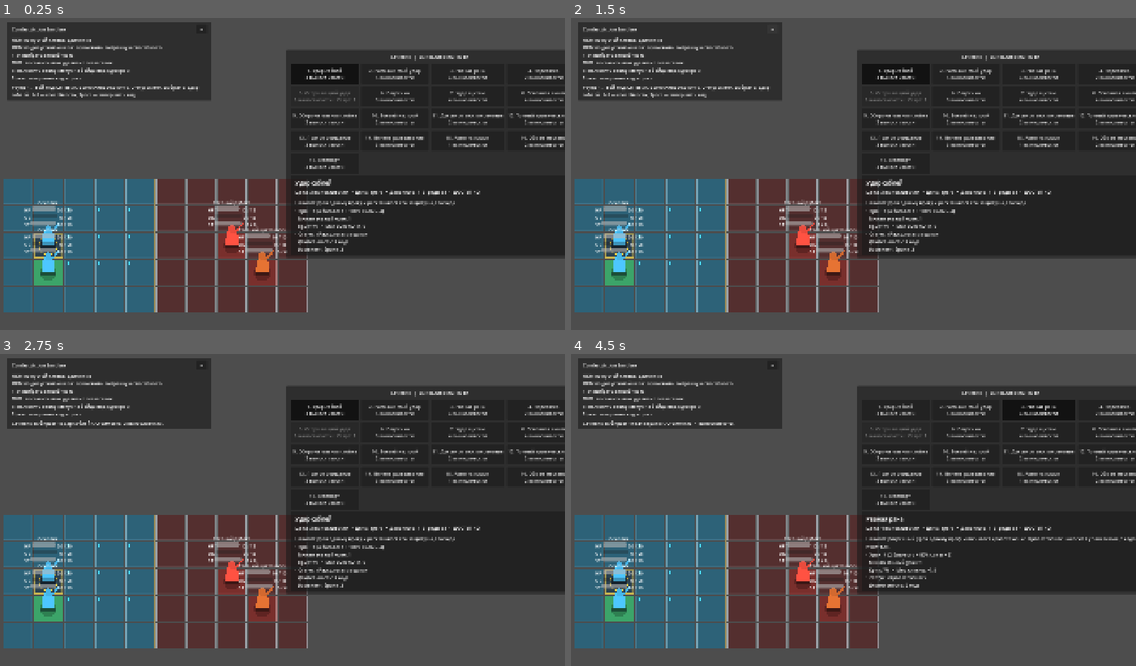
Above: before the commit, frames 1-4 (two rows, left to right).
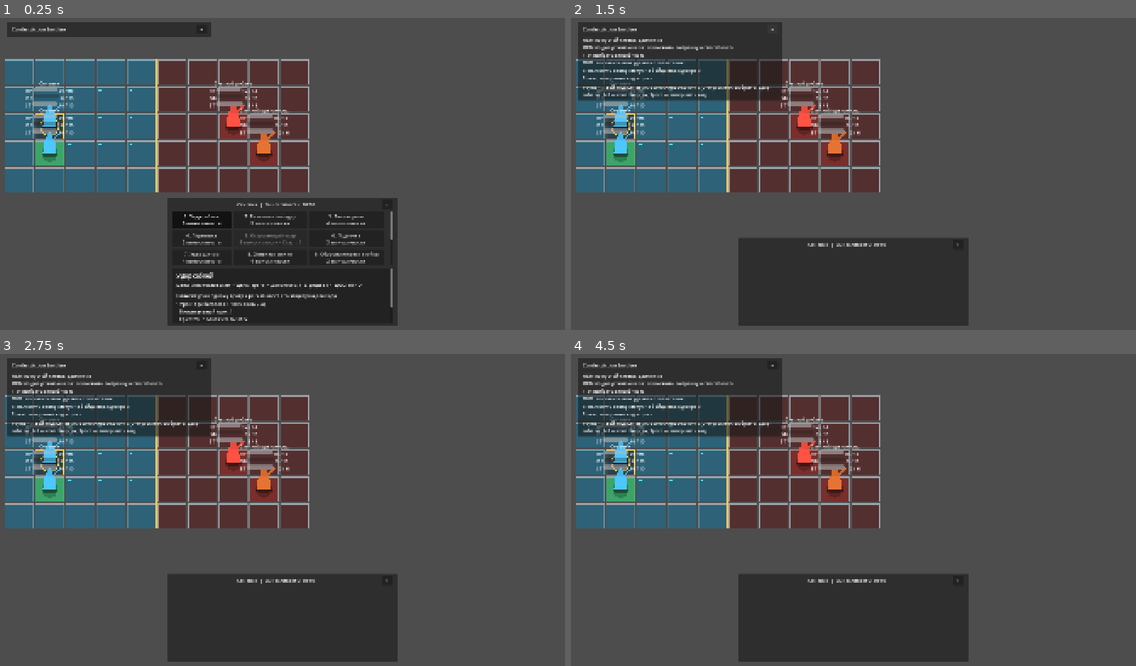
Above: after the commit, the same moments.

Repository: DanilNikolin/kleynod-steppe-frontier
Game: Godot game, scene res://scenes/debug/battle_grid_sandbox.tscn
Same seed, same stepped clock (60 frames per second), same inputs: the game is played once before the commit and once after it. The project has no main scene, so this scene is started directly.
Inputs (mouse positions are in pixels of both pictures, inside the frame that each line leads up to):
- Up to frame 1 (0.25 s): no input
- Up to frame 2 (1.5 s): click "−" at 0.5 s; click "+" at 1.25 s
- Up to frame 3 (2.75 s): click (322, 410) at 2 s, where only the run before the commit has a clickable "1. Удар саблей 3 выносливости"
- Up to frame 4 (4.5 s): click (966, 410) at 2.75 s, where only the run before the commit has a clickable "2. Размашистый удар 5 выносли…"; click (893, 432) at 3.5 s, where only the run before the commit has a clickable "1. Удар саблей 3 выносливости"; click (1039, 410) at 4.25 s, where only the run before the commit has a clickable "3. Рваная рана 4 выносливости"

The runs differ from the first frame. In frame 1, 72% of the frame differs, in the area x 0-100%, y 6-99%; in frame 2, 67%; in frame 3, 68%; in frame 4, 68%.

Commit message:
chore(ui): tidy battle sandbox panels

Diff:
--- a/content/encounters/debug/debug_skirmish_2v2.tres
+++ b/content/encounters/debug/debug_skirmish_2v2.tres
@@ -1,11 +1,13 @@
-[gd_resource type="Resource" script_class="BattleEncounterDefinition" format=3 uid="uid://chb4s4bwjxvlj"]
+[gd_resource type="Resource" script_class="BattleEncounterDefinition" format=3 uid="uid://c48wssa8p4wp1"]
 
-[ext_resource type="Script" path="res://core/battle/encounters/battle_encounter_definition.gd" id="1_encounter"]
-[ext_resource type="Script" path="res://core/battle/encounters/combatant_spawn_definition.gd" id="2_spawn"]
-[ext_resource type="Resource" path="res://scenes/debug_sechevik.tres" id="3_player"]
-[ext_resource type="Resource" path="res://content/combatants/prototype/proto_steppe_raider.tres" id="4_raider"]
+[ext_resource type="Script" uid="uid://btrmmugs1t8yq" path="res://core/battle/encounters/battle_encounter_definition.gd" id="1_encounter"]
+[ext_resource type="Script" uid="uid://blbixnlpyjeaf" path="res://core/battle/encounters/combatant_spawn_definition.gd" id="2_spawn"]
+[ext_resource type="Resource" uid="uid://b3fmtemw5g732" path="res://scenes/debug_sechevik.tres" id="3_player"]
+[ext_resource type="Resource" uid="uid://cvjqcjyhusucr" path="res://content/combatants/prototype/proto_steppe_raider.tres" id="4_raider"]
+[ext_resource type="Script" uid="uid://cv0u875s12ql" path="res://core/battle/encounters/battle_reinforcement_wave_definition.gd" id="5_rxsgo"]
 [ext_resource type="Resource" path="res://content/combatants/prototype/proto_steppe_shieldbearer.tres" id="5_shieldbearer"]
-[ext_resource type="Script" path="res://core/battle/sides/battle_side_rules.gd" id="6_side_rules"]
+[ext_resource type="Script" uid="uid://2apyueuevyjk" path="res://core/battle/sides/battle_side_rules.gd" id="6_side_rules"]
+[ext_resource type="Script" uid="uid://cmu30nbvdwynk" path="res://core/battle/encounters/battle_surface_spawn_definition.gd" id="8_tps1g"]
 
 [sub_resource type="Resource" id="Resource_player_1"]
 script = ExtResource("2_spawn")
--- a/presentation/battle/abilities/battle_ability_panel.gd
+++ b/presentation/battle/abilities/battle_ability_panel.gd
@@ -16,36 +16,40 @@
 @onready
 var ability_grid: GridContainer = (
 	$ContentMargin/VBoxContainer /
-	CollapsibleContent / AbilityGrid
+	CollapsibleContent / AbilityScroll /
+	AbilityGrid
 )
 
 @onready
 var card_title_label: Label = (
 	$ContentMargin/VBoxContainer /
 	CollapsibleContent / CardPanel /
-	CardMargin / CardVBox / CardTitleLabel
+	CardScroll / CardMargin /
+	CardVBox / CardTitleLabel
 )
 
 @onready
 var card_meta_label: Label = (
 	$ContentMargin/VBoxContainer /
 	CollapsibleContent / CardPanel /
-	CardMargin / CardVBox / CardMetaLabel
+	CardScroll / CardMargin /
+	CardVBox / CardMetaLabel
 )
 
 @onready
 var card_description_label: Label = (
 	$ContentMargin/VBoxContainer /
 	CollapsibleContent / CardPanel /
-	CardMargin / CardVBox /
-	CardDescriptionLabel
+	CardScroll / CardMargin /
+	CardVBox / CardDescriptionLabel
 )
 
 @onready
 var card_effects_label: Label = (
 	$ContentMargin/VBoxContainer /
 	CollapsibleContent / CardPanel /
-	CardMargin / CardVBox / CardEffectsLabel
+	CardScroll / CardMargin /
+	CardVBox / CardEffectsLabel
 )
 
 
@@ -285,8 +289,8 @@
 		var button := Button.new()
 
 		button.custom_minimum_size = Vector2(
-			230.0,
-			68.0
+			200.0,
+			56.0
 		)
 
 		button.toggle_mode = true
--- a/presentation/battle/abilities/battle_ability_panel.tscn
+++ b/presentation/battle/abilities/battle_ability_panel.tscn
@@ -5,14 +5,15 @@
 
 [node name="BattleAbilityPanel" type="PanelContainer" unique_id=445475881]
 visible = false
+custom_minimum_size = Vector2(780, 300)
 anchors_preset = 7
 anchor_left = 0.5
 anchor_top = 1.0
 anchor_right = 0.5
 anchor_bottom = 1.0
-offset_left = -550.0
-offset_top = -300.0
-offset_right = 550.0
+offset_left = -390.0
+offset_top = -460.0
+offset_right = 390.0
 offset_bottom = -24.0
 grow_horizontal = 2
 grow_vertical = 0
@@ -53,47 +54,63 @@
 size_flags_vertical = 3
 theme_override_constants/separation = 8
 
-[node name="AbilityGrid" type="GridContainer" parent="ContentMargin/VBoxContainer/CollapsibleContent" unique_id=1128130161]
+[node name="AbilityScroll" type="ScrollContainer" parent="ContentMargin/VBoxContainer/CollapsibleContent"]
+custom_minimum_size = Vector2(0, 140)
 layout_mode = 2
+size_flags_horizontal = 3
+size_flags_vertical = 3
+mouse_filter = 1
+
+[node name="AbilityGrid" type="GridContainer" parent="ContentMargin/VBoxContainer/CollapsibleContent/AbilityScroll" unique_id=1128130161]
+layout_mode = 2
+size_flags_horizontal = 3
 theme_override_constants/h_separation = 8
 theme_override_constants/v_separation = 8
-columns = 4
+columns = 3
 
 [node name="CardPanel" type="PanelContainer" parent="ContentMargin/VBoxContainer/CollapsibleContent" unique_id=252160814]
-custom_minimum_size = Vector2(0, 150)
+custom_minimum_size = Vector2(0, 170)
 layout_mode = 2
 size_flags_vertical = 3
 
-[node name="CardMargin" type="MarginContainer" parent="ContentMargin/VBoxContainer/CollapsibleContent/CardPanel" unique_id=1637362543]
+[node name="CardScroll" type="ScrollContainer" parent="ContentMargin/VBoxContainer/CollapsibleContent/CardPanel"]
 layout_mode = 2
+size_flags_horizontal = 3
+size_flags_vertical = 3
+mouse_filter = 1
+
+[node name="CardMargin" type="MarginContainer" parent="ContentMargin/VBoxContainer/CollapsibleContent/CardPanel/CardScroll" unique_id=1637362543]
+layout_mode = 2
+size_flags_horizontal = 3
 theme_override_constants/margin_left = 14
 theme_override_constants/margin_top = 10
 theme_override_constants/margin_right = 14
 theme_override_constants/margin_bottom = 10
 
-[node name="CardVBox" type="VBoxContainer" parent="ContentMargin/VBoxContainer/CollapsibleContent/CardPanel/CardMargin" unique_id=1106340744]
+[node name="CardVBox" type="VBoxContainer" parent="ContentMargin/VBoxContainer/CollapsibleContent/CardPanel/CardScroll/CardMargin" unique_id=1106340744]
 layout_mode = 2
+size_flags_horizontal = 3
 theme_override_constants/separation = 5
 
-[node name="CardTitleLabel" type="Label" parent="ContentMargin/VBoxContainer/CollapsibleContent/CardPanel/CardMargin/CardVBox" unique_id=414100367]
+[node name="CardTitleLabel" type="Label" parent="ContentMargin/VBoxContainer/CollapsibleContent/CardPanel/CardScroll/CardMargin/CardVBox" unique_id=414100367]
 layout_mode = 2
 theme_override_font_sizes/font_size = 20
 text = "Название способности"
 
-[node name="CardMetaLabel" type="Label" parent="ContentMargin/VBoxContainer/CollapsibleContent/CardPanel/CardMargin/CardVBox" unique_id=1860455927]
+[node name="CardMetaLabel" type="Label" parent="ContentMargin/VBoxContainer/CollapsibleContent/CardPanel/CardScroll/CardMargin/CardVBox" unique_id=1860455927]
 layout_mode = 2
 text = "Цена • Цель • Дальность"
 autowrap_mode = 2
 
-[node name="Separator" type="HSeparator" parent="ContentMargin/VBoxContainer/CollapsibleContent/CardPanel/CardMargin/CardVBox" unique_id=1303173939]
+[node name="Separator" type="HSeparator" parent="ContentMargin/VBoxContainer/CollapsibleContent/CardPanel/CardScroll/CardMargin/CardVBox" unique_id=1303173939]
 layout_mode = 2
 
-[node name="CardDescriptionLabel" type="Label" parent="ContentMargin/VBoxContainer/CollapsibleContent/CardPanel/CardMargin/CardVBox" unique_id=604811073]
+[node name="CardDescriptionLabel" type="Label" parent="ContentMargin/VBoxContainer/CollapsibleContent/CardPanel/CardScroll/CardMargin/CardVBox" unique_id=604811073]
 layout_mode = 2
 text = "Описание способности."
 autowrap_mode = 2
 
-[node name="CardEffectsLabel" type="Label" parent="ContentMargin/VBoxContainer/CollapsibleContent/CardPanel/CardMargin/CardVBox" unique_id=1425989010]
+[node name="CardEffectsLabel" type="Label" parent="ContentMargin/VBoxContainer/CollapsibleContent/CardPanel/CardScroll/CardMargin/CardVBox" unique_id=1425989010]
 layout_mode = 2
 size_flags_vertical = 3
 text = "Эффекты способности."
--- a/scenes/debug/battle_grid_sandbox.gd
+++ b/scenes/debug/battle_grid_sandbox.gd
@@ -55,6 +55,11 @@
 @onready
 var combatant_layer: Node2D = (
 	$BattleGridView/CombatantLayer
+)
+
+@onready
+var debug_panel: Control = (
+	$CanvasLayer/InterfaceMargin
 )
 
 @onready
@@ -133,6 +138,12 @@
 func _input(
 	event: InputEvent
 ) -> void:
+	if _handle_debug_panel_toggle(
+		event
+	):
+		get_viewport().set_input_as_handled()
+		return
+
 	if interaction_controller == null:
 		return
 
@@ -153,6 +164,34 @@
 	):
 		get_viewport().set_input_as_handled()
 
+
+func _handle_debug_panel_toggle(
+	event: InputEvent
+) -> bool:
+	var key_event := (
+		event as InputEventKey
+	)
+
+	if key_event == null:
+		return false
+
+	if (
+		not key_event.pressed
+		or key_event.echo
+	):
+		return false
+
+	if key_event.keycode != KEY_F1:
+		return false
+
+	if debug_panel == null:
+		return false
+
+	debug_panel.visible = (
+		not debug_panel.visible
+	)
+
+	return true
 
 func _validate_dependencies() -> void:
 	assert(
--- a/scenes/debug/battle_grid_sandbox.tscn
+++ b/scenes/debug/battle_grid_sandbox.tscn
@@ -17,7 +17,7 @@
 debug_status_definition = ExtResource("6_debug_status")
 
 [node name="BattleGridView" parent="." unique_id=794142880 instance=ExtResource("2_grid")]
-position = Vector2(528, 784)
+position = Vector2(533, 378)
 
 [node name="CanvasLayer" type="CanvasLayer" parent="." unique_id=1193952375]
 
@@ -83,13 +83,10 @@
 content_control_path = NodePath("../PanelContainer/ContentMargin/VBoxContainer/CollapsibleContent")
 toggle_button_path = NodePath("../PanelContainer/ContentMargin/VBoxContainer/HeaderRow/CollapseButton")
 collapsed_height = 52.0
+starts_collapsed = true
 
 [node name="AbilityPanel" parent="CanvasLayer" unique_id=1194771784 instance=ExtResource("5_ability_panel")]
 visible = true
-offset_left = 104.0
-offset_top = -531.0
-offset_right = 938.0
-offset_bottom = -255.0
 
 [node name="CombatantHoverPanel" parent="CanvasLayer" unique_id=1452797014 instance=ExtResource("7_hover_panel")]
 visible = true
Not shown: 1 places in content/combatants/debug/debug_steppe_basher.tres that only renumber resources
Not shown: 1 places in content/combatants/debug/debug_steppe_cleanser.tres that only renumber resources
Not shown: 1 places in content/combatants/debug/debug_steppe_disabler.tres that only renumber resources
Not shown: 1 places in content/combatants/debug/debug_steppe_guarder.tres that only renumber resources
Not shown: 1 places in content/combatants/debug/debug_steppe_healer.tres that only renumber resources
Not shown: 1 places in content/combatants/debug/debug_steppe_pyromancer.tres that only renumber resources
Not shown: 1 places in scenes/debug/battle_grid_sandbox.tscn that only renumber resources
Not shown, removed: godot_focused_context.md
